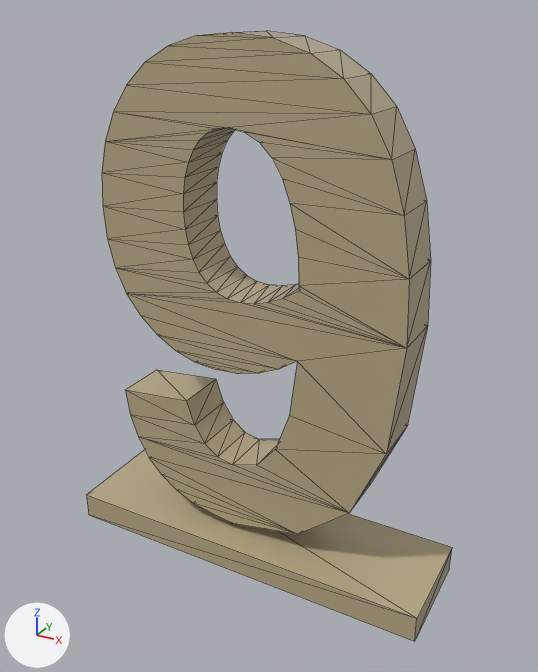
Before and after pictures for a commit that changed the glTF model Models/Numbers/num_9.glb.
Camera for both pictures: a 50 mm lens placed at (1.17, -2.06, 1.92), pointed at (0.04, 0.0, 0.88). Arrows for +X, +Y and +Z are at lower left; the lights stay in place. Mesh edges are drawn as thin lines. Vertices at the same position are counted once.

The first picture shows 'num_9'.
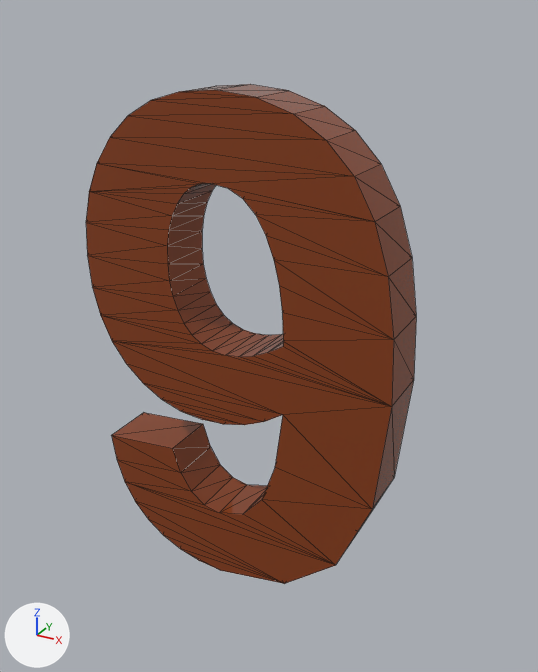
What differs and where, as boxes [x1, y1, x2, y2] in the pictures (538 x 672 px; the box of a moved part takes in the faces that stretch with it):
'num_9', recoloured, reshaped (10% narrower, 18% shorter)
    before: [86, 30, 452, 642]
    after: [86, 84, 416, 584]
part 1 of me_000_003, moved or reshaped
    before: [102, 30, 431, 534]
    after: [86, 84, 416, 584]
part 2 of me_000_003, deleted (beige)
    before: [86, 450, 452, 642]

Edits to the bpy script that builds the scene:
```text
Change mat_numbers_mat:
    mat_numbers_mat.base_color: (0.49, 0.41, 0.25) -> (0.249, 0.0496, 0.00958)  # beige #baac89 -> brown #893f19
Change me_000_003:
    where me_000_003.from_pydata(...)  # 164 vertices, 324 faces; spans x -0.7..0.7, y -0.2..0.2, z 0.0..1.86
    used by ob_num_9; location = (0.0, 0.0, 0.0)
    me_000_003 part 1: the loose piece of 156 vertices spanning x -0.56..0.56, y -0.1..0.1, z 0.13..1.86 is moved by (0.0, -0.1, -0.15)
    me_000_003 part 2: the loose piece of 8 vertices spanning x -0.7..0.7, y -0.2..0.2, z 0.0..0.1 is deleted
```
